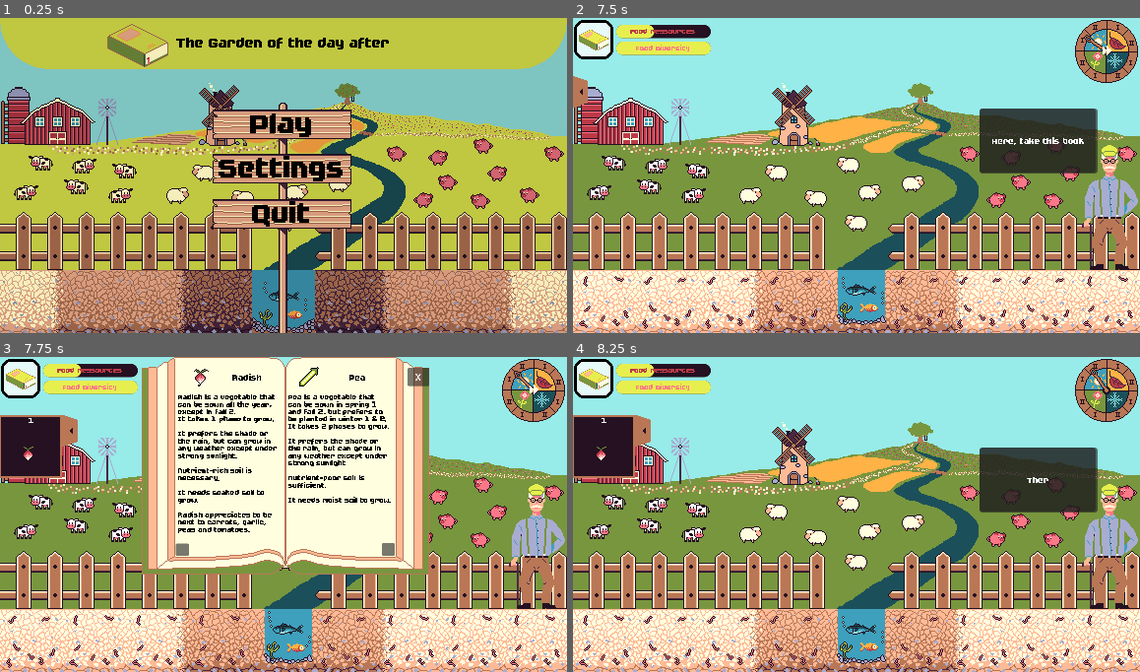
Above: before the commit, frames 1-4 (two rows, left to right).
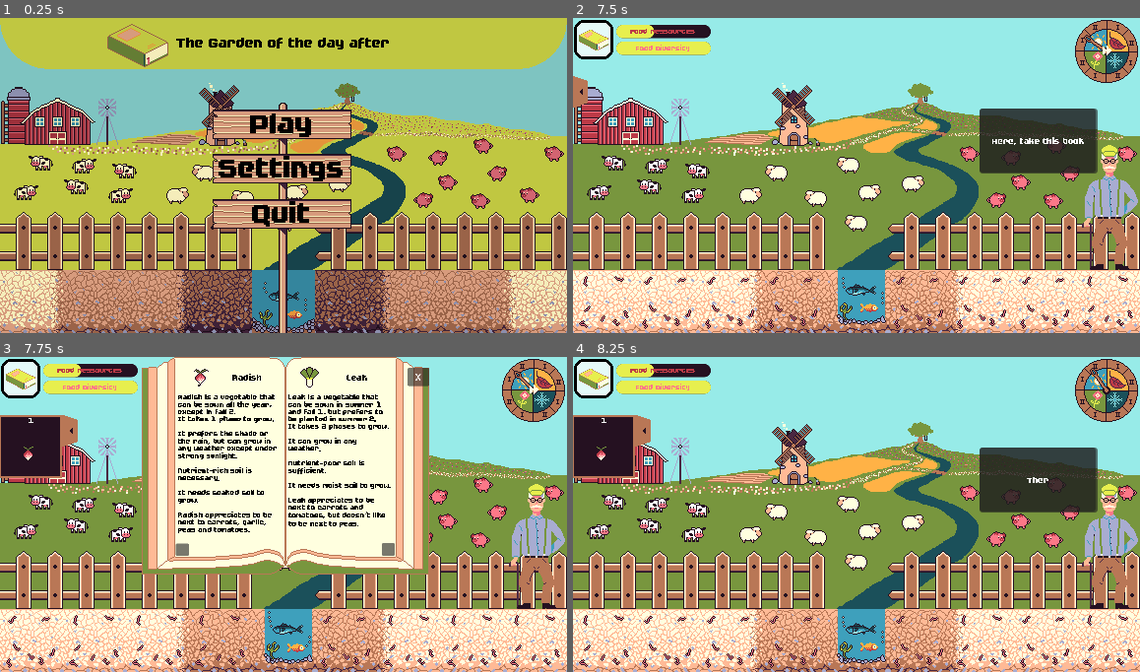
Above: after the commit, the same moments.

Repository: JustAlternate/Regenerative_Game_Jam
Game: Godot game, scene res://Scenes/menu.tscn
The game is run twice, just before and just after one commit, with the same random seed, the same clock (stepped at 60 frames per second) and the same inputs.
Inputs (mouse positions are in pixels of both pictures, inside the frame that each line leads up to):
- Up to frame 1 (0.25 s): no input
- Up to frame 2 (7.5 s): click "Play" at 0.5 s; click (590, 90) at 1.25 s; click (1037, 140) at 2.02 s; click (1105, 49) at 2.75 s; click (590, 90) at 3.5 s; click (1037, 140) at 4.27 s; click (1105, 49) at 5 s; click (590, 90) at 5.75 s; click (1037, 140) at 6.52 s; click (1105, 49) at 7.25 s
- Up to frame 3 (7.75 s): no input
- Up to frame 4 (8.25 s): click "X" at 8 s

Frames 1-2 are identical in both runs. In frame 3, 1.5% of the frame differs, in the area x 50-69%, y 3-55%; in frame 4, nothing differs.

Commit message:
ajout grandpere et encyclopedie fix

Diff:
--- a/Scripts/Game.gd
+++ b/Scripts/Game.gd
@@ -77,10 +77,12 @@
 		$Meteo/Sun/DirectionalLight2D.energy = 1.2
 		$background/DirtBehindRiver.animation = "normal"
 	else:
+		random_event == "rien"
 		$Meteo/Sun/DirectionalLight2D.energy = 1
 		$Meteo.go_meteo(0,2)
 		$background/DirtBehindRiver.animation = "soaked"
 
+	get_tree().root.get_node("home/Game/Dialogue_grand_pere").player_just_did_something(["meteo",random_event])
 	# Updating every plants
 	for i in range(8):
 		$plant_spot_container.get_child(i).next_quarter_of_season(new_phase,random_event)
--- a/Scripts/dialogue_grand_pere.gd
+++ b/Scripts/dialogue_grand_pere.gd
@@ -29,8 +29,13 @@
 	"Lore4":[false,["The soil can be poor, average or rich of nutrients.","Plants have a minimum of nutrients necessary to grow.","Open the drawer on your left, pick a bag of radish seeds.","And then plant them on the right type of soil."]],
 	"Lore5":[false,["Well done grandchild ! Now let’s wait a little."]],
 	"Lore6":[false,["Now harvest the results of your production by « clicking » on the plant and then on « HARVEST »"]],
-	"Lore7":[false,["Congratulations ! There, take this. This is some pea seeds I’ve found in the granary."]],
-	"Lore8":[false,["Now I let you work in peace. If you need something you can ask me !","I will come back to you later, bye !"]]
+	"Lore7":[false,["Congratulations ! There, take this. This is some leaks seeds I’ve found in the granary."]],
+	"Lore8":[false,["Now I let you work in peace. If you need something you can ask me !","I will come back to you later, bye !"]],
+
+	"give_tomatoes":[false,["Well I think you should take those tomatoes seeds, Winter 2 is the best season to plant them !"]],
+	"give_pea_and_wheat":[false,["Hello grandchild, look I found multiple new seeds for our garden !"]],
+	"give_pumpkin":[false,["Its time to plant some pumpkins so we can have them next Fall season !"]],
+	"give_zucchini":[false,["Its rainy today,  becareful and avoid  planting those zucchini seeds on rainy seasons !"]],
 }
 func player_just_did_something(thing):
 	if thing[0] == "planted":
@@ -48,7 +53,6 @@
 			grandpa_talk("Soil")
 			grandpa_talk("Meteo")
 			grandpa_talk("Lore3")
-			grandpa_talk("Seasons")
 			grandpa_talk("Lore4")
 			tutorial_progress+=1
 
@@ -69,9 +73,37 @@
 			if tutorial_progress == 3:
 				tutorial_progress += 1
 				grandpa_talk("Lore7")
-				GlobalVariables.update_invertory("pea","seed",1)
-				grandpa_talk("Proximity")
+				GlobalVariables.update_invertory("leek","seed",2)
 				grandpa_talk("Lore8")
+
+	if thing[0] == "skiped_to_next_season":
+		if thing[1] == "winter":
+			if tutorial_progress == 4:
+				tutorial_progress += 1
+				grandpa_talk("give_tomatoes")
+				GlobalVariables.update_invertory("tomatoes","seed",2)
+
+
+	if GlobalVariables.inventory["tomatoes"]["plant"] > 4 or GlobalVariables.inventory["tomatoes"]["seed"] == 0:
+		if tutorial_progress == 5:
+			tutorial_progress += 1
+			grandpa_talk("give_pea_and_wheat")
+			GlobalVariables.update_invertory("pea","seed",2)
+			GlobalVariables.update_invertory("wheat","seed",2)
+
+	if thing[0] == "skiped_to_next_season":
+		if thing[1] == "spring":
+			if tutorial_progress == 6:
+				tutorial_progress +=1
+				grandpa_talk("give_pumpkin")
+				GlobalVariables.update_invertory("pumpkin","seed",2)
+
+	if thing[0] == "meteo":
+		if thing[1] == "pluie":
+			if tutorial_progress == 7:
+				tutorial_progress += 1
+				grandpa_talk("give_zucchini")
+				GlobalVariables.update_invertory("zucchini","seed",2)
 
 func _on_button_for_grandpa_button_activated(texte_name):
 	grandpa_talk(texte_name)
--- a/Scripts/encyclopedia.gd
+++ b/Scripts/encyclopedia.gd
@@ -4,9 +4,9 @@
 var summary = {
 	"introduction":0,
 	"radish":1,
+	"leek":2,
+	"tomatoes":3,
 	"pea":2,
-	"tomatoes":3,
-	"leak":4,
 	"wheat":5,
 	"pumpkin":6,
 	"zucchini":7,
@@ -24,11 +24,11 @@
 		["Radish","Radish is a vegetable that can be sown all the year, except in fall 2.\nIt takes 1 phase to grow.\n\nIt pr …(254 unchanged characters)…
 
 	#Page 3 - 4
-		["Pea","Pea is a vegetable that can be sown in spring 1 and fall 2, but prefers to be planted in winter 1 & 2.\nIt takes 2 phases to grow.\n\nIt prefers the shade or the rain, but can grow in any weather except under strong sunlight.\n\nNutrient-poor soil is sufficient.\n\nIt needs moist soil to grow.","pea"], #Page gauche
+		["Leak","Leak is a vegetable that can be sown in summer 1 and fall 1, but prefers to be planted in summer 2.\nIt takes 3 phases to grow.\n\nIt can grow in any weather.\n\nNutrient-poor soil is sufficient.\n\nIt needs moist soil to grow.\n\nLeak appreciates to be next to carrots and tomatoes, but doesn’t like to be next to peas.","leek"], #Page gauche
 		["Tomato","Tomato is a vegetable that can be sown in winter 2 and spring 2, but prefers to be planted in spring 1.\nI …(278 unchanged characters)…
 
 	#Page 5 - 6
-		["Leak","Leak is a vegetable that can be sown in summer 1 and fall 1, but prefers to be planted in summer 2.\nIt takes 3 phases to grow.\n\nIt can grow in any weather.\n\nNutrient-poor soil is sufficient.\n\nIt needs moist soil to grow.\n\nLeak appreciates to be next to carrots and tomatoes, but doesn’t like to be next to peas.","leek"], #Page gauche
+		["Pea","Pea is a vegetable that can be sown in spring 1 and fall 2, but prefers to be planted in winter 1 & 2.\nIt takes 2 phases to grow.\n\nIt prefers the shade or the rain, but can grow in any weather except under strong sunlight.\n\nNutrient-poor soil is sufficient.\n\nIt needs moist soil to grow.","pea"], #Page gauche
 		["Wheat","Wheat is a cereal that can be sown in fall 1, but prefers to be planted in winter 2.\nIt takes 4 phases to  …(198 unchanged characters)…
 
 	#Page 7 - 8
@@ -96,7 +96,7 @@
 		$Book/Page_droite/Body.text = ""
 		$Book/Page_droite/Item.set_animation("vide")
 
-	if actual_page_number == Pages_unlocked-2:
+	if actual_page_number == Pages_unlocked-1:
 		$Book/Next_Page.visible = false
 	else:
 		$Book/Next_Page.visible = true
Not shown: 1 places in Scenes/dialogue_grand_pere.tscn that only renumber resources
Not shown: 1 places in Scenes/encyclopedia.tscn that only renumber resources
Not shown: 1 places in Scenes/home.tscn that only renumber resources
Not shown: 1 places in fonts/label_setting.tres that only renumber resources
